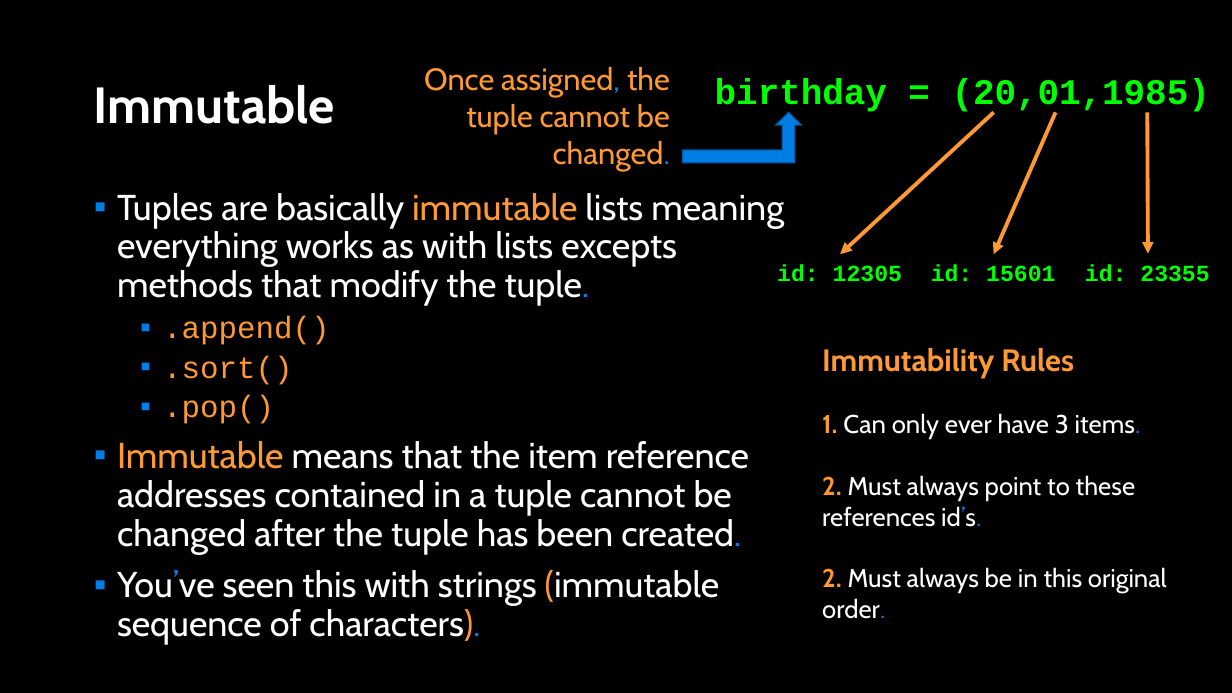
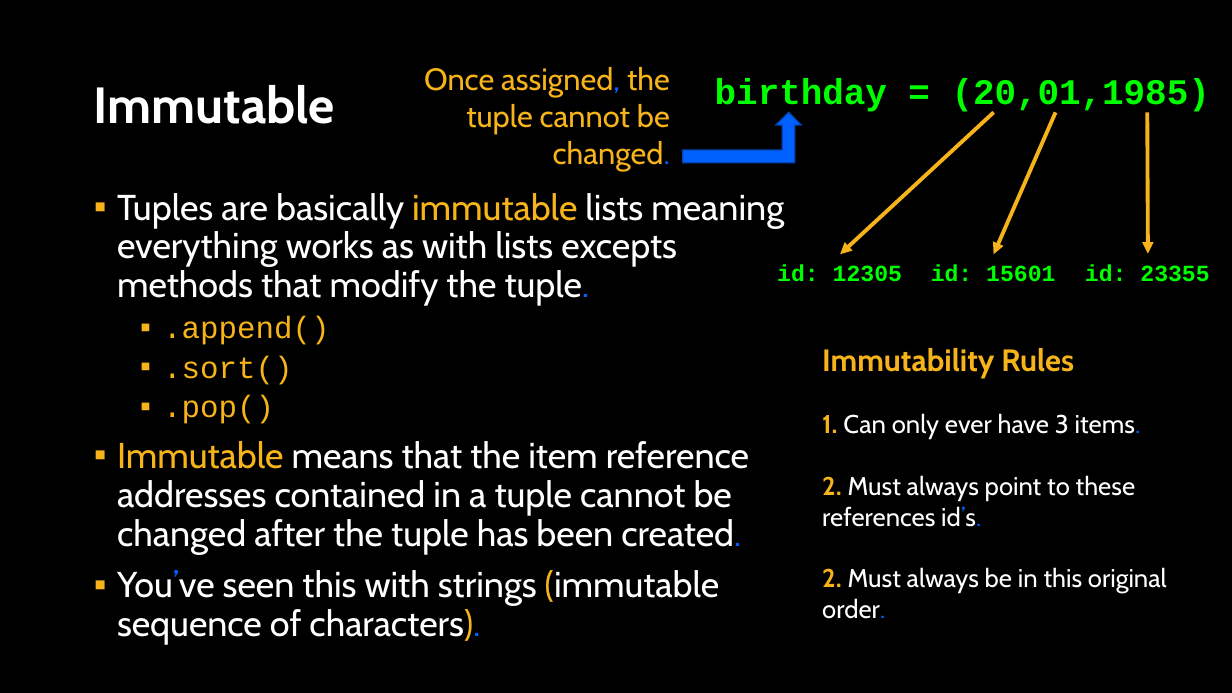
Before and after one commit to APS106/APS106-winter-2024-kinsella-goodfellow, a slide deck: slide 5 of lectures/week8/lecture1/slides/week8_lecture1.pptx. Drawn at 1232x693 pixels with LibreOffice and Linux fonts; fonts in the diff are those of the drawing; background and template pictures are left out. Boxes give left, top, right and bottom in pixels: in the first picture for what was removed or moved away, otherwise in the second. Text is boxed around its words. In the diff, an @@ line names an element or a change of style, - is before the commit and + after.

```diff
--- a/lectures/week8/lecture1/slides/week8_lecture1.pptx
+++ b/lectures/week8/lecture1/slides/week8_lecture1.pptx
@@ text "Once assigned, the tuple cannot ..." at (424,67,670,171): text colour #FF9933 to #F7B41A; text colour #017EE5 to #0061FF in "assigned, changed." @@
@@ bent up arrow at (683,113,801,163): fill #017EE5 to #0061FF; outline #015DA9 1 pt to #0048BD 1 pt @@
@@ arrow (994, 113) - (840, 254): stroke #FF9933 3 pt to #F7B41A 3 pt @@
@@ arrow (1055, 113) - (994, 254): stroke #FF9933 3 pt to #F7B41A 3 pt @@
@@ arrow (1148, 113) - (1148, 254): stroke #FF9933 3 pt to #F7B41A 3 pt @@
@@ text "Tuples are basically immutable lists ..." at (117,193,784,645): text colour #FF9933 to #F7B41A in "immutable", ".append()", ".sort()", ".pop()" and 2 more places; text colour #017EE5 to #0061FF in "tuple.", "created.", "You’ve characters)."; bullet colour #007EE5 to #F7B41A @@
@@ text "Immutability Rules" at (822,348,1167,619): text colour #FF9933 to #F7B41A in "Immutability Rules", "1.", "2.", "2."; text colour #017EE5 to #0061FF in "items.", "id’s.", "order." @@
```
Also in this commit, not shown: 22 other slides changed, 1 other file.
